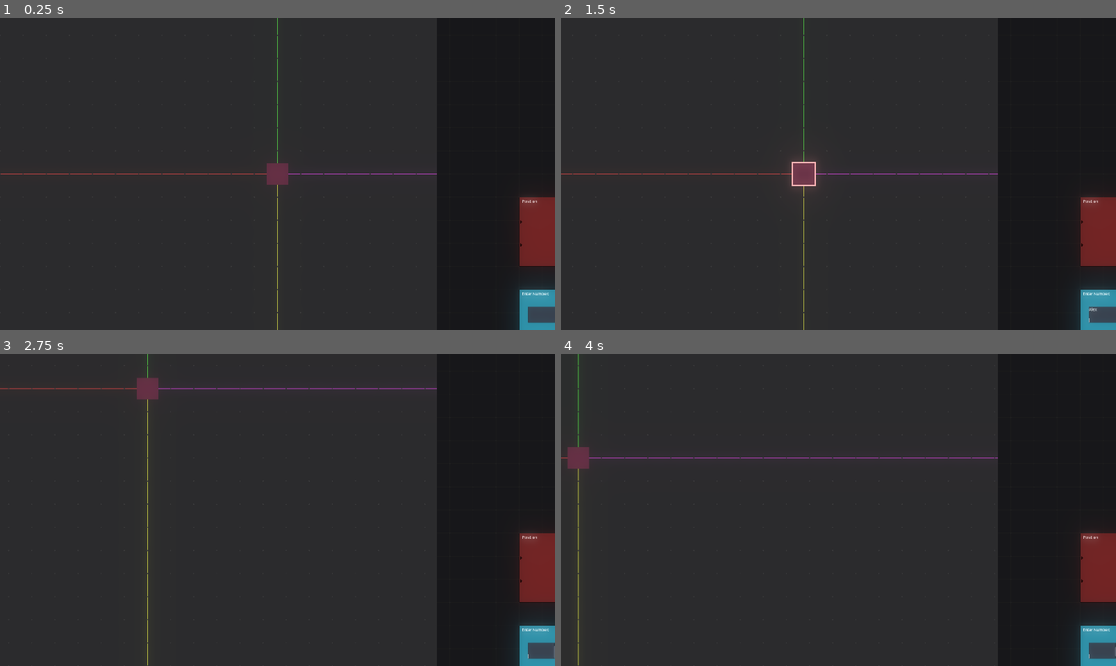
Above: before the commit, frames 1-4 (two rows, left to right).
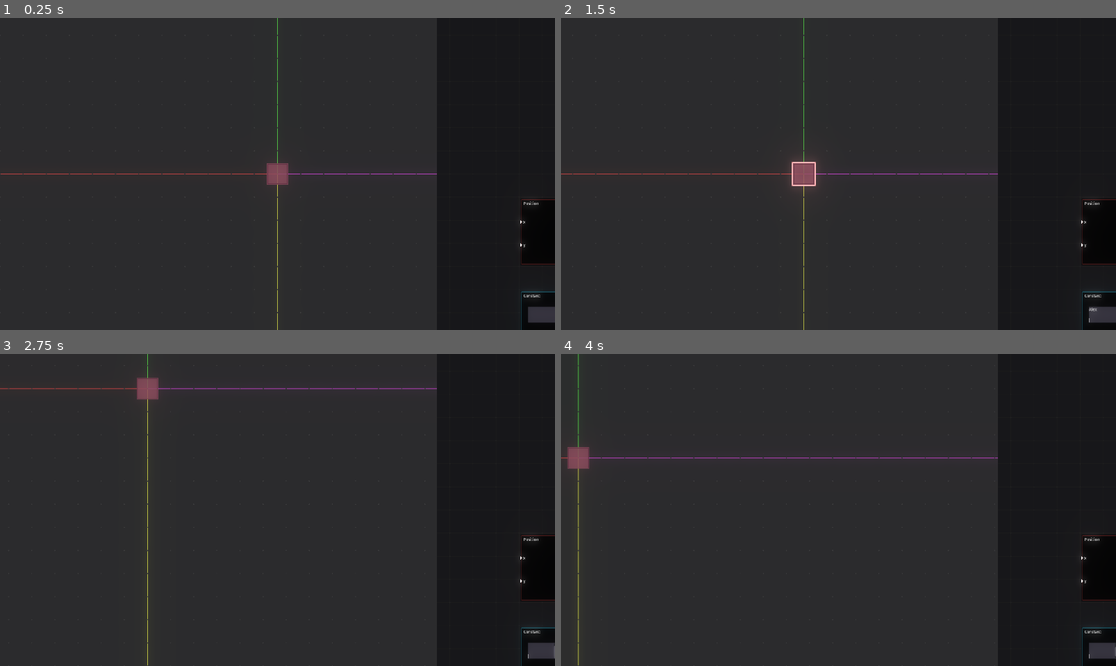
Above: after the commit, the same moments.

Repository: Quantiset/ProgrammingGame
Game: Godot game, scene res://Scenes/Main.tscn
The game is run twice, just before and just after one commit, with the same random seed, the same clock (stepped at 60 frames per second) and the same inputs.
Inputs (mouse positions are in pixels of both pictures, inside the frame that each line leads up to):
- Up to frame 1 (0.25 s): no input
- Up to frame 2 (1.5 s): click (777, 305) at 0.52 s; type "Alex" at 0.6 s; click (1104, 314) at 0.75 s; type "Alex" at 0.83 s; tap Enter at 1.25, 1.35 s; move the mouse to (838, 174) at 1.27 s; hold Right (ui_right) from 1.28 s (still down); click (838, 174) at 1.42 s
- Up to frame 3 (2.75 s): move the mouse to (166, 525) at 2.02 s; release Right (ui_right) at 2.03 s; hold Down (ui_down) from 2.03 s (still down); tap Enter at 2.1 s; click (166, 525) at 2.17 s
- Up to frame 4 (4 s): move the mouse to (894, 441) at 2.77 s; release Down (ui_down) at 2.78 s; hold Right (ui_right) 2.78-3.53 s; tap Enter at 2.85, 3.6 s; click (894, 441) at 2.92 s; move the mouse to (810, 572) at 3.52 s; hold Up (ui_up) from 3.53 s (still down); click (810, 572) at 3.67 s

The runs differ from the first frame. In frame 1, 2.2% of the frame differs, in the area x 48-100%, y 46-100%; in frame 2, 2.1%; in frame 3, 2.2%; in frame 4, 2.2%.

Commit message:
UI Redesign

Diff:
--- a/CodeNodes/CodeNode.tscn
+++ b/CodeNodes/CodeNode.tscn
@@ -1,21 +1,25 @@
 [gd_scene load_steps=4 format=2]
 
-[ext_resource path="res://Assets/Node.png" type="Texture" id=1]
+[ext_resource path="res://Assets/BlockOpen.png" type="Texture" id=1]
 [ext_resource path="res://Scripts/CodeNode.gd" type="Script" id=2]
 [ext_resource path="res://Assets/Arrow.png" type="Texture" id=3]
 
 [node name="CodeNode" type="Control" groups=["CodeNode"]]
+mouse_filter = 1
 script = ExtResource( 2 )
 __meta__ = {
 "_edit_group_": true
 }
 
-[node name="Sprite" type="TextureRect" parent="."]
+[node name="Sprite" type="NinePatchRect" parent="."]
 modulate = Color( 0.329412, 0.117647, 0.117647, 1 )
 margin_right = 160.0
 margin_bottom = 240.0
 texture = ExtResource( 1 )
-expand = true
+patch_margin_left = 15
+patch_margin_top = 14
+patch_margin_right = 13
+patch_margin_bottom = 13
 
 [node name="OutArrow1" type="TextureRect" parent="."]
 margin_left = 142.0
@@ -34,10 +38,11 @@
 stretch_mode = 4
 
 [node name="Label" type="Label" parent="."]
-margin_left = 10.0
-margin_top = 9.0
-margin_right = 59.0
-margin_bottom = 23.0
+margin_left = 15.0
+margin_top = 16.0
+margin_right = 67.0
+margin_bottom = 30.0
+mouse_filter = 1
 text = "Position"
 
 [node name="TextEdit" type="TextEdit" parent="."]
@@ -46,7 +51,10 @@
 margin_top = 59.0
 margin_right = 130.0
 margin_bottom = 115.0
+mouse_filter = 1
 
 [node name="Timer" type="Timer" parent="."]
 wait_time = 0.05
 one_shot = true
+
+[connection signal="focus_entered" from="TextEdit" to="." method="_on_TextEdit_focus_entered"]
--- a/CodeNodes/Constant.tscn
+++ b/CodeNodes/Constant.tscn
@@ -14,7 +14,7 @@
 visible = false
 
 [node name="Label" parent="." index="3"]
-text = "Enter Number:"
+text = "Constant:"
 
 [node name="TextEdit" parent="." index="4"]
 visible = true
--- a/CodeNodes/Position.tscn
+++ b/CodeNodes/Position.tscn
@@ -22,3 +22,31 @@
 margin_bottom = 180.0
 texture = ExtResource( 2 )
 stretch_mode = 4
+
+[node name="x1" type="Label" parent="." index="8"]
+margin_left = 14.0
+margin_top = 80.0
+margin_right = 54.0
+margin_bottom = 94.0
+text = "x"
+
+[node name="x2" type="Label" parent="." index="9"]
+margin_left = 138.0
+margin_top = 80.0
+margin_right = 178.0
+margin_bottom = 94.0
+text = "x"
+
+[node name="y1" type="Label" parent="." index="10"]
+margin_left = 15.0
+margin_top = 160.0
+margin_right = 55.0
+margin_bottom = 174.0
+text = "y"
+
+[node name="y2" type="Label" parent="." index="11"]
+margin_left = 138.0
+margin_top = 160.0
+margin_right = 178.0
+margin_bottom = 174.0
+text = "y"
--- a/CodeNodes/Scripts/Position.gd
+++ b/CodeNodes/Scripts/Position.gd
@@ -2,7 +2,7 @@
 
 
 func _input(event):
-	if event is InputEventKey:
+	if event is InputEventKey and event.is_pressed():
 		match event.scancode:
 			KEY_ENTER:
 				if incoming_lines.has(0) and incoming_lines[0].original_node.get_value(0) != null:
--- a/Scenes/ConnectorLine.tscn
+++ b/Scenes/ConnectorLine.tscn
@@ -1,9 +1,15 @@
-[gd_scene load_steps=2 format=2]
+[gd_scene load_steps=3 format=2]
 
 [ext_resource path="res://Scripts/ConnectorLine.gd" type="Script" id=1]
 
-[node name="ConnectorLine" type="Line2D"]
-z_index = 1
-default_color = Color( 1, 1, 1, 1 )
-antialiased = true
+[sub_resource type="Curve2D" id=1]
+resource_local_to_scene = true
+bake_interval = 10.0
+_data = {
+"points": PoolVector2Array(  )
+}
+
+[node name="ConnectorLine" type="Path2D"]
+self_modulate = Color( 1, 1, 1, 0.701961 )
+curve = SubResource( 1 )
 script = ExtResource( 1 )
--- a/Scenes/Main.tscn
+++ b/Scenes/Main.tscn
@@ -68,7 +68,6 @@
 
 [node name="Viewport" type="Viewport" parent="CanvasLayer/HSplitContainer/MarginContainer/ViewportContainer"]
 size = Vector2( 408, 1080 )
-handle_input_locally = false
 render_target_update_mode = 3
 
 [node name="CodePicker" parent="CanvasLayer/HSplitContainer/MarginContainer/ViewportContainer/Viewport" instance=ExtResource( 5 )]
--- a/Scripts/CodeNode.gd
+++ b/Scripts/CodeNode.gd
@@ -17,6 +17,7 @@
 var length := 2 setget set_length
 
 var selected_object
+var has_keyboard_focus := false
 
 signal moved(by)
 
@@ -31,6 +32,7 @@
 
 
 func _input(event):
+
 	if event is InputEventMouseButton and event.is_pressed():
 
 		var touched_arrow := false
@@ -48,12 +50,16 @@
 				# if player is already holding a line while touching an arrow
 				if Globals.held_line:
 
+					if arrow_side == "In" and incoming_lines.has(arrow_index):
+						incoming_lines[arrow_index].delete()
+
 					if arrow_side == "Out":
 						break
 
 					# connect these lines
 					connected_node(Globals.held_line.original_node)
 					Globals.held_line.to_node = self
+					Globals.held_line.outgoing_arrow_index = arrow_index
 					incoming_lines[arrow_index] = Globals.held_line
 					Globals.held_line = null
 					touched_arrow = true
@@ -61,7 +67,7 @@
 					# then break and don't create another line
 					break
 
-				if outgoing_lines.has(arrow_index):
+				if outgoing_lines.has(arrow_index) and outgoing_lines[arrow_index]:
 					outgoing_lines[arrow_index].delete()
 
 				# create a new line
@@ -69,9 +75,9 @@
 				add_child(line)
 				line.original_node = self
 				line.position = arrow.rect_position + Vector2(11, 14)
-				line.arrow_index = arrow_index
+				line.incoming_arrow_index = arrow_index
 				line.add_point(Vector2())
-				line.add_point(get_global_mouse_position())
+				line.add_point(get_local_mouse_position())
 
 				Globals.held_line = line
 				outgoing_lines[arrow_index]=line
@@ -130,3 +136,7 @@
 
 func connected_node(with: CodeNode):
 	pass
+
+
+func _on_TextEdit_focus_entered():
+	has_keyboard_focus = true
--- a/Scripts/ConnectorLine.gd
+++ b/Scripts/ConnectorLine.gd
@@ -1,13 +1,36 @@
-extends Line2D
+extends Path2D
 class_name ConnectorLine
+
+const SPLINE_LENGTH = 50
 
 var original_node
 var to_node
 
-var arrow_index: int
+var incoming_arrow_index: int
+var outgoing_arrow_index: int
+
+var cached_points: Array
+
+func _process(delta):
+	update()
+
+func add_point(pos: Vector2):
+	curve.add_point(pos, Vector2(-SPLINE_LENGTH, 0), Vector2(SPLINE_LENGTH, 0))
+
+func remove_point(idx: int):
+	curve.remove_point(idx)
+
+func get_point_position(idx: int):
+	return curve.get_point_position(idx)
 
 func delete():
-	original_node.outgoing_lines.erase(arrow_index)
-	if to_node: to_node.incoming_lines.erase(arrow_index)
+	original_node.outgoing_lines.erase(outgoing_arrow_index)
+	if to_node: to_node.incoming_lines.erase(incoming_arrow_index)
 	if Globals.held_line == self: Globals.held_line = null
 	queue_free()
+
+func _draw():
+	var points = curve.get_baked_points()
+	if points and hash(points) != hash(cached_points):
+		draw_polyline(points, Color.white, 4, true)
+		cached_points = points
--- a/Scripts/Globals.gd
+++ b/Scripts/Globals.gd
@@ -3,7 +3,6 @@
 const TILE_SIZE = Vector2(80, 80)
 
 var held_line
-
 
 func _input(event):
 	if event is InputEventMouseButton and event.is_pressed():
@@ -12,6 +11,7 @@
 				if held_line: held_line.delete()
 
 func _process(delta):
+
 	if held_line and is_instance_valid(held_line):
 		held_line.remove_point(1)
 		held_line.add_point(held_line.get_local_mouse_position())
--- /dev/null
+++ b/Scripts/SmoothPath.gd
@@ -0,0 +1,35 @@
+tool
+class_name SmoothPath
+extends Path2D
+
+export(float) var spline_length = 100
+export(bool) var _smooth setget smooth
+export(bool) var _straighten setget straighten
+
+func straighten(value):
+	if not value: return
+	for i in curve.get_point_count():
+		curve.set_point_in(i, Vector2())
+		curve.set_point_out(i, Vector2())
+
+func smooth(value):
+	if not value: return
+
+	var point_count = curve.get_point_count()
+	for i in point_count:
+		var spline = _get_spline(i)
+		curve.set_point_in(i, -spline)
+		curve.set_point_out(i, spline)
+
+func _get_spline(i):
+	return Vector2(spline_length, 0)
+
+func _get_point(i):
+	var point_count = curve.get_point_count()
+	i = wrapi(i, 0, point_count - 1)
+	return curve.get_point_position(i)
+
+func _draw():
+	var points = curve.get_baked_points()
+	if points:
+		draw_polyline(points, Color.black, 8, true)
--- a/project.godot
+++ b/project.godot
@@ -14,14 +14,20 @@
 "language": "GDScript",
 "path": "res://Scripts/CodeNode.gd"
 }, {
-"base": "Line2D",
+"base": "Path2D",
 "class": "ConnectorLine",
 "language": "GDScript",
 "path": "res://Scripts/ConnectorLine.gd"
+}, {
+"base": "Path2D",
+"class": "SmoothPath",
+"language": "GDScript",
+"path": "res://Scripts/SmoothPath.gd"
 } ]
 _global_script_class_icons={
 "CodeNode": "",
-"ConnectorLine": ""
+"ConnectorLine": "",
+"SmoothPath": ""
 }
 
 [application]
Binary file changed: Assets/Arrow.png
Binary file changed: Assets/BlockOpen.png
